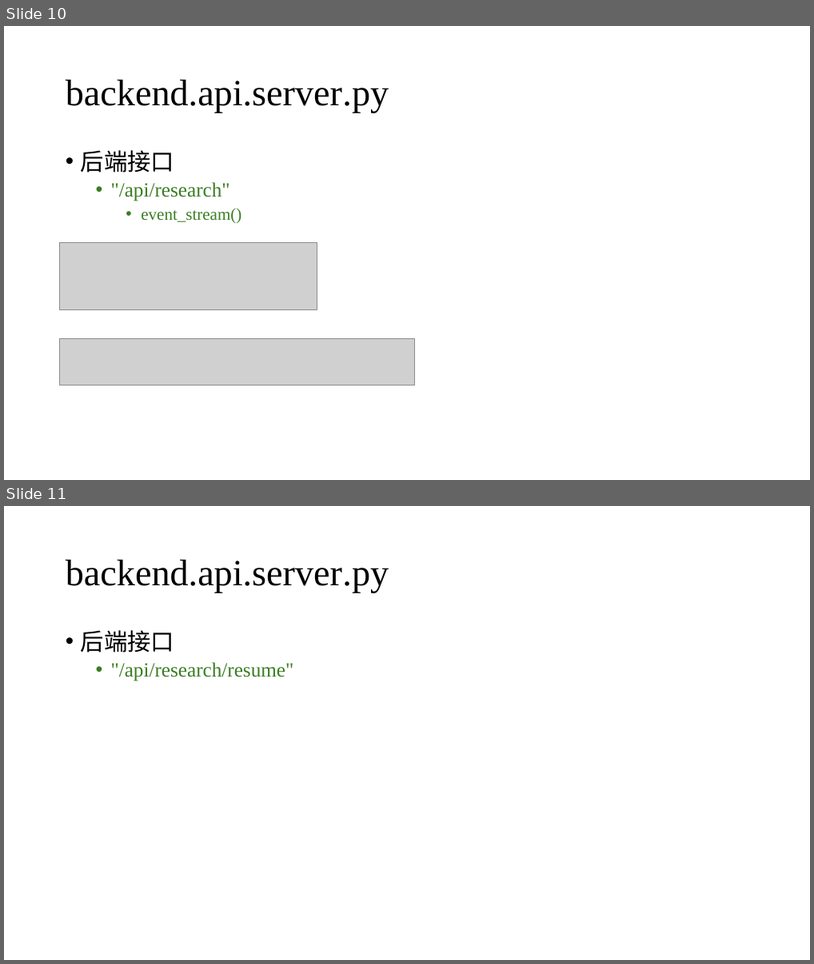
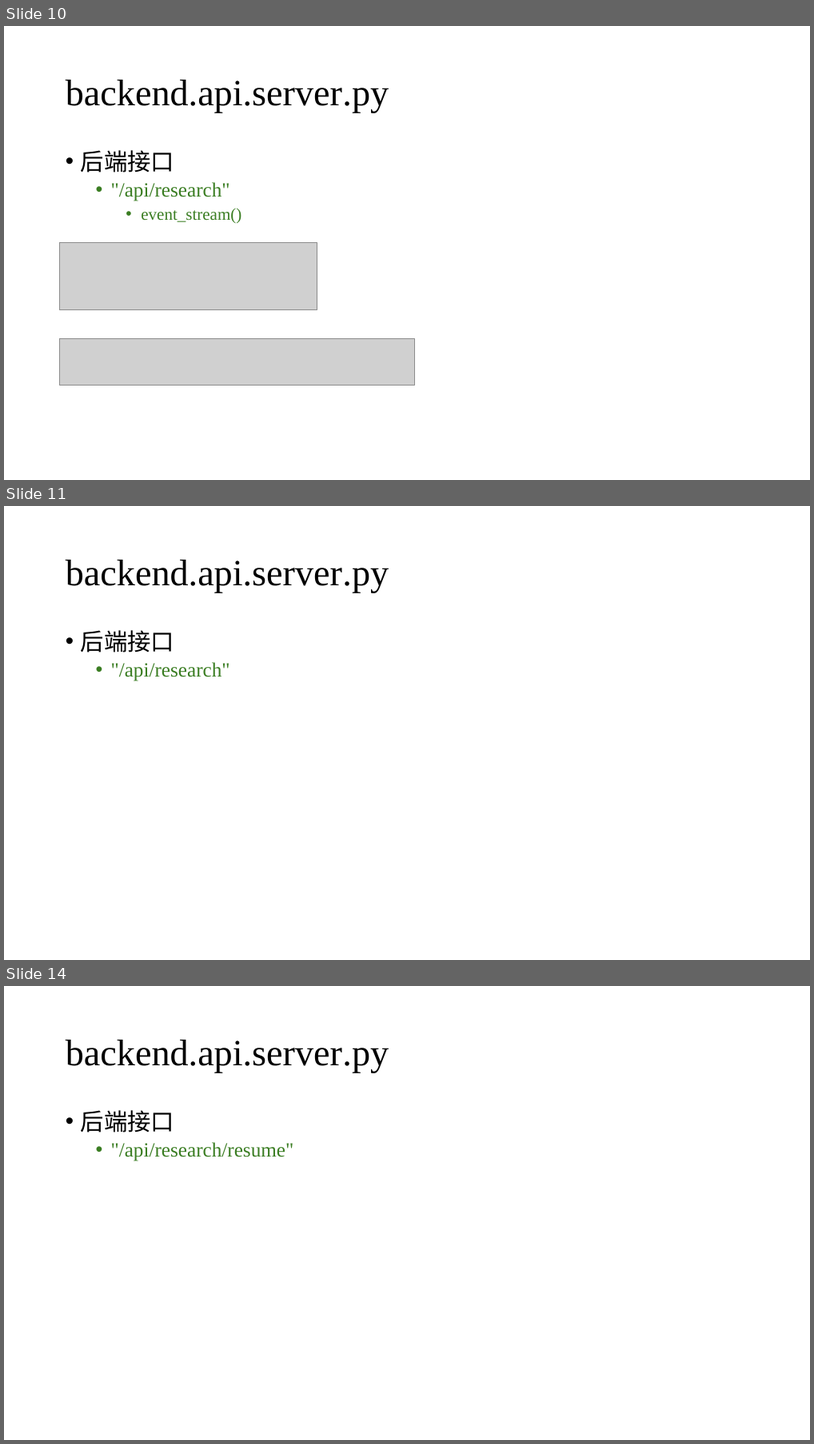
Before and after one commit to BeatGene/Bioinformatics_Agent, a slide deck: PPT/Bioinformatics_Agent_Architecture.pptx. Shown one above the other, each under a label of ours: slides 10 and 11 before the commit, slides 10, 11 and 14 after it; the slides between them are not shown. The pictures are 814x964 and 814x1444 pixels, drawn with LibreOffice and Linux fonts; fonts in the diff are those of the drawing; grey boxes stand for pictures. Boxes give left, top, right and bottom in pixels: in the first picture for what was removed or moved away, otherwise in the second. Text is boxed around its words. In the diff, an @@ line names an element or a change of style, - is before the commit and + after.

Commit message:
后端PPT

```diff
--- a/PPT/Bioinformatics_Agent_Architecture.pptx
+++ b/PPT/Bioinformatics_Agent_Architecture.pptx
@@ slide 11 added at [4, 506, 810, 960], background #FFFFFF @@
@@ title added at [66, 560, 389, 593], 44 pt, text #000000 @@
+backend.api.server.py
@@ text added at [81, 630, 230, 681], 24 pt, text #3B7D23 @@
+• 后端接口
+  • "/api/research"
@@ what was slide 11 is now slide 14 @@
```
Also in this commit, not shown: 2 other slides added, 2 other files.
